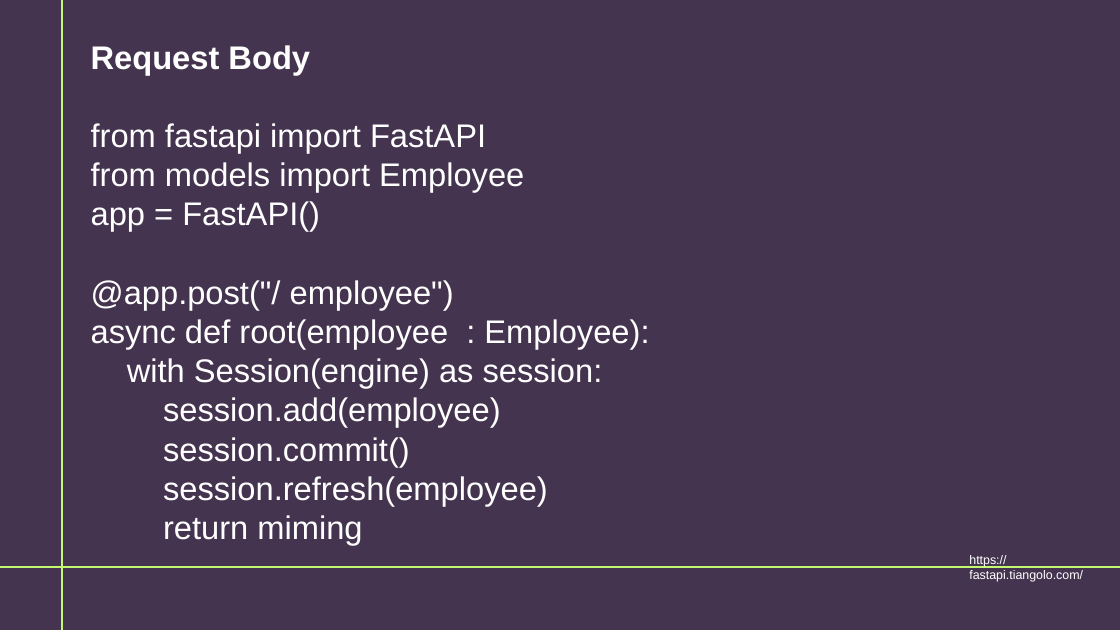
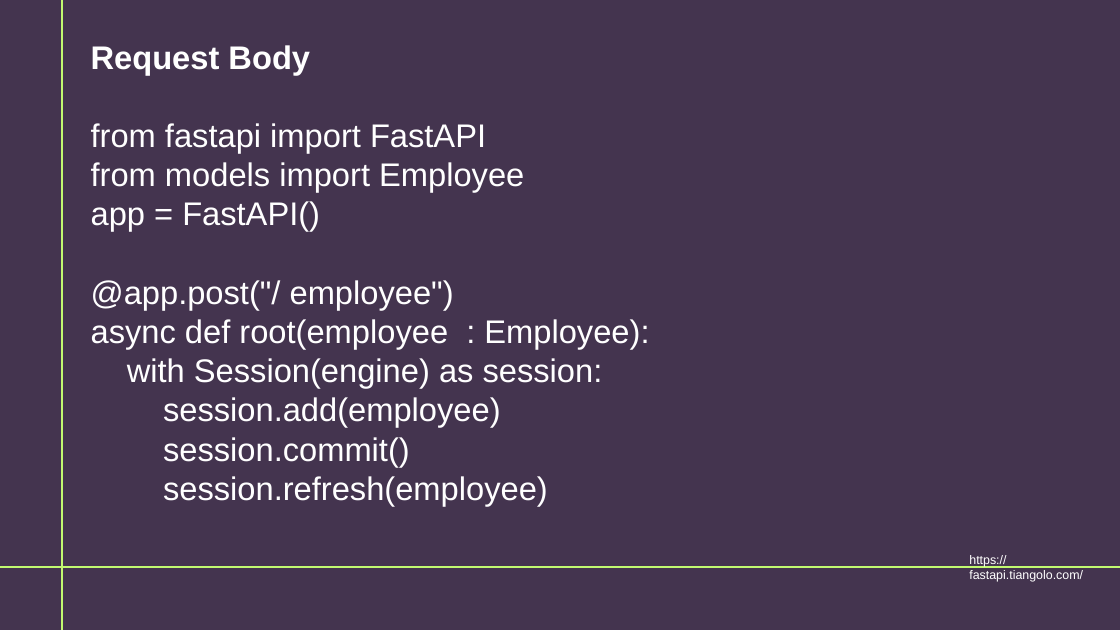
Before and after one commit to amiel103/resources, a slide deck: slide 19 of ppt/api.pptx. Drawn at 1120x630 pixels with LibreOffice and Linux fonts; fonts in the diff are those of the drawing. Boxes give left, top, right and bottom in pixels: in the first picture for what was removed or moved away, otherwise in the second. Text is boxed around its words. In the diff, an @@ line names an element or a change of style, - is before the commit and + after.

```diff
--- a/ppt/api.pptx
+++ b/ppt/api.pptx
@@ text at <box>163,515,362,545</box>: paragraph removed @@
-return miming
```
Also in this commit, not shown: 2 other files.
